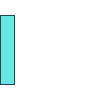
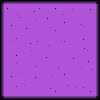
Two versions of the same layered image (100×100). Layer-by-layer changes:
hid group "Window" (2 layers) over <box>0,15,15,85</box>
showed group "Concrete Floor" (12 layers) over <box>0,0,100,100</box>
painted on "Base Color" (2nd of 2, in "Concrete Floor") over <box>0,0,100,100</box>
